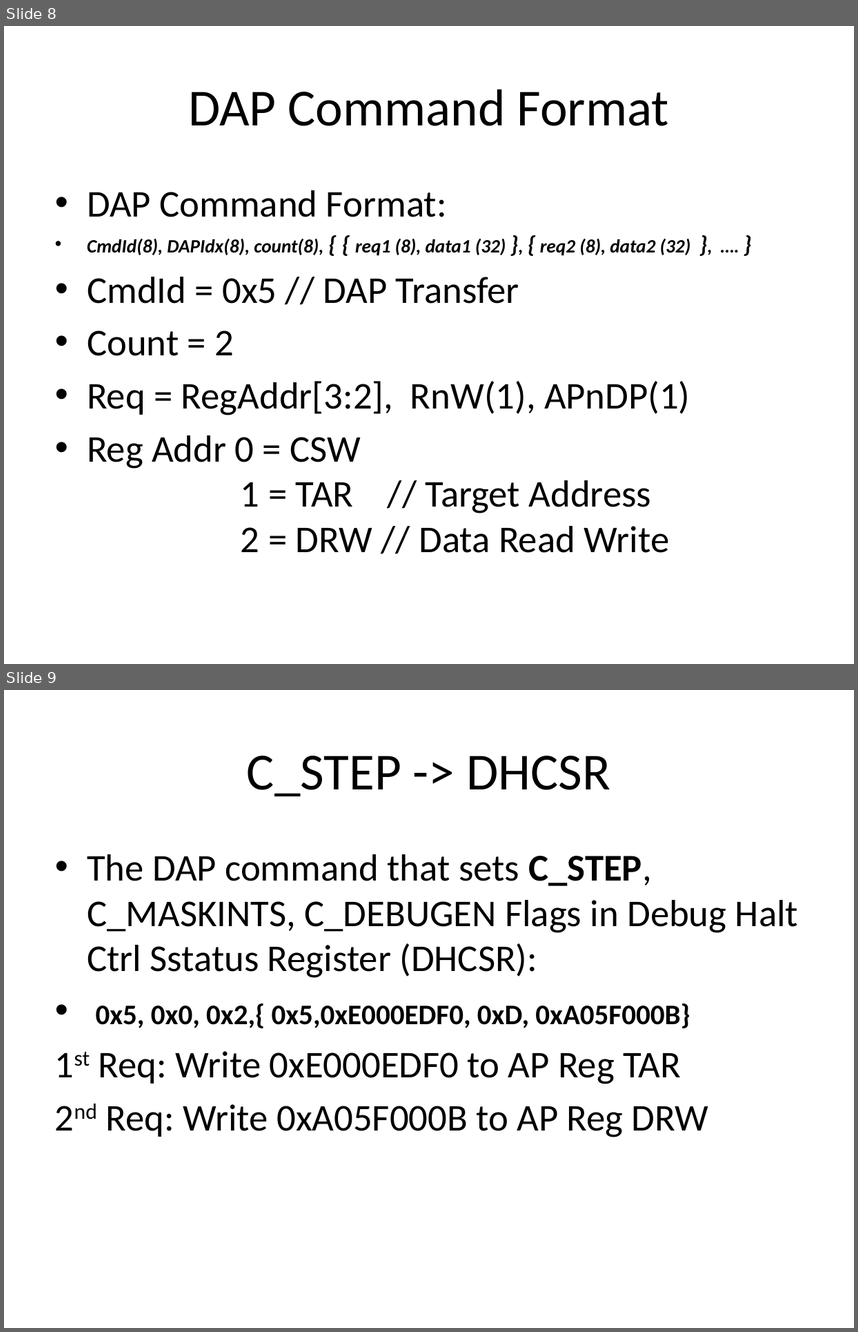
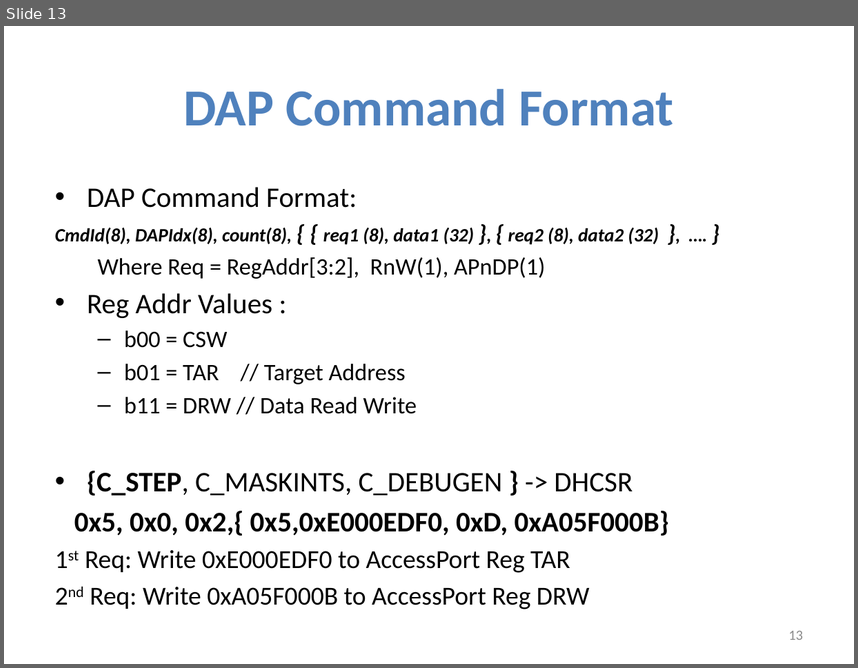
Before and after one commit to kripa15/EmbFW_HW, a slide deck: ThesisReport/StepCommand_ReportPresentation.pptx. Shown one above the other, each under a label of ours: slides 8 and 9 before the commit, slide 13 after it. The pictures are 858x1332 and 858x668 pixels, drawn with LibreOffice and Linux fonts; fonts in the diff are those of the drawing. Boxes give left, top, right and bottom in pixels: in the first picture for what was removed or moved away, otherwise in the second. Text is boxed around its words. In the diff, an @@ line names an element or a change of style, - is before the commit and + after.

```diff
--- a/ThesisReport/StepCommand_ReportPresentation.pptx
+++ b/ThesisReport/StepCommand_ReportPresentation.pptx
@@ slide 9 removed at (4, 690, 854, 1328), background #FFFFFF @@
@@ title removed at (247, 756, 611, 796) @@
-C_STEP -> DHCSR
@@ text removed at (87, 854, 798, 1137) @@
-• The DAP command that sets C_STEP, C_MASKINTS, C_DEBUGEN Flags in Debug Halt Ctrl Sstatus Register (DHCSR):
-• 0x5, 0x0, 0x2,{ 0x5,0xE000EDF0, 0xD, 0xA05F000B}
-1st Req: Write 0xE000EDF0 to AP Reg TAR
-2nd Req: Write 0xA05F000B to AP Reg DRW
@@ what was slide 8 is now slide 13 @@
@@ slide 13 changed as well @@
@@ title "DAP Command Format" at (183, 89, 674, 126): text colour #000000 to #4F81BD, bold on @@
@@ text at (55, 187, 659, 245): size 32 to 24 pt in "DAP Command Format:"; less space between paragraphs; bullet • to none @@
@@ text at (74, 257, 669, 609): text changed; size 32 to 24 pt @@
-• CmdId = 0x5 // DAP Transfer
-• Count = 2
-• Req = RegAddr[3:2], RnW(1), APnDP(1)
-• Reg Addr 0 = CSW
-  1 = TAR // Target Address
-  2 = DRW // Data Read Write
+  Where Req = RegAddr[3:2], RnW(1), APnDP(1)
+• Reg Addr Values :
+  – b00 = CSW
+  – b01 = TAR // Target Address
+  – b11 = DRW // Data Read Write
+• {C_STEP, C_MASKINTS, C_DEBUGEN } -> DHCSR
+0x5, 0x0, 0x2,{ 0x5,0xE000EDF0, 0xD, 0xA05F000B}
+1st Req: Write 0xE000EDF0 to AccessPort Reg TAR
+2nd Req: Write 0xA05F000B to AccessPort Reg DRW
@@ page number added at (789, 630, 803, 639), 12 pt, text #8C8C8C @@
+13
```
Also in this commit, not shown: 10 other slides changed, 11 slides added, 5 other slides removed.
